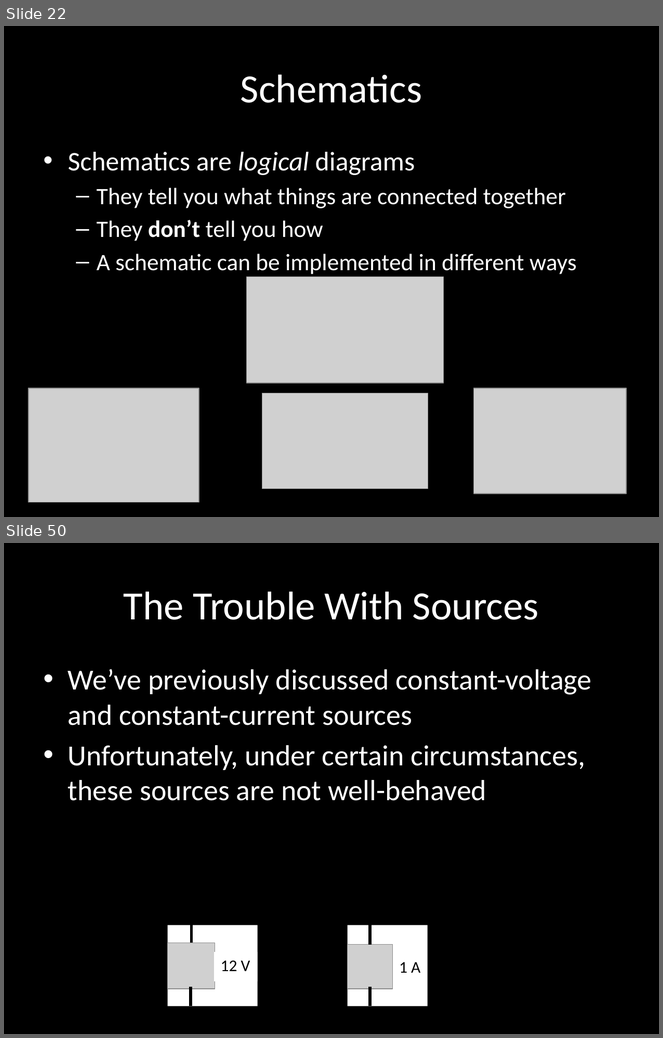
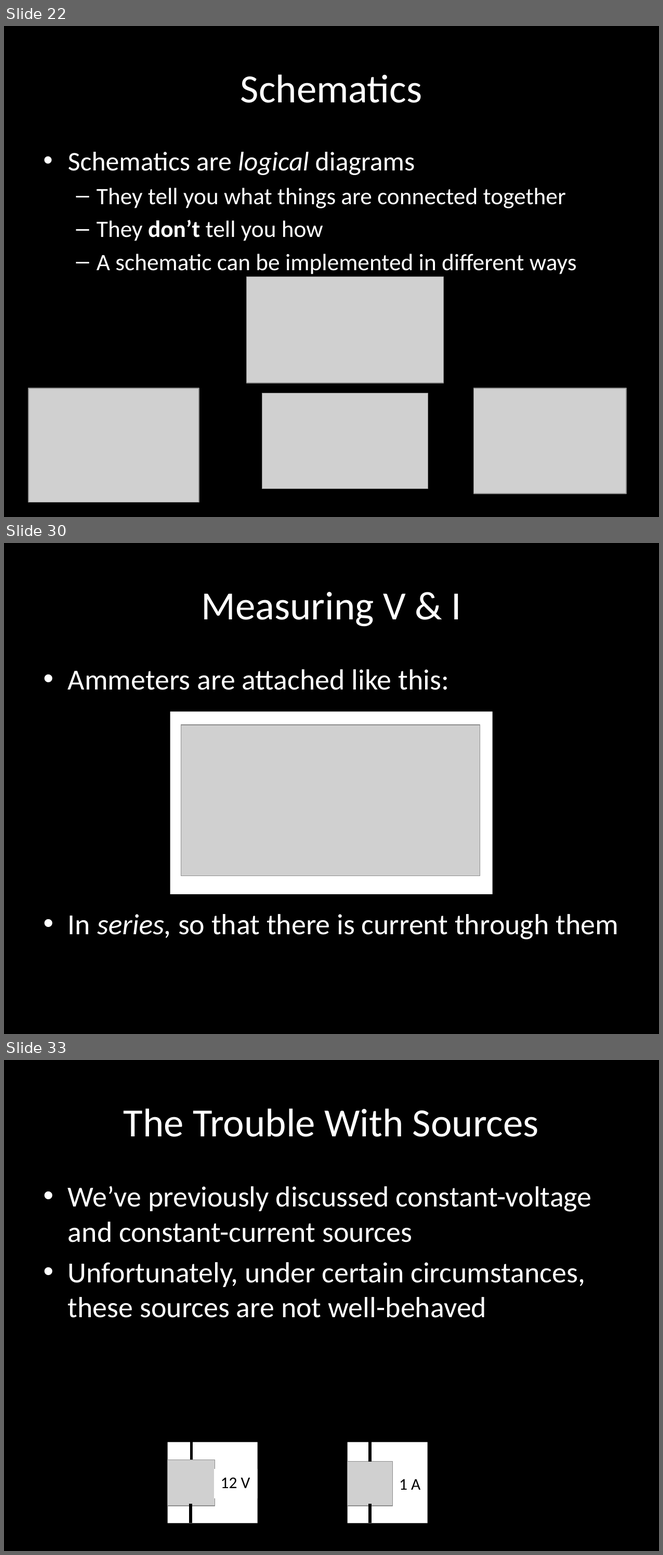
Before and after one commit to carlosgj/FRC-Training, a slide deck: Electronics 101.pptx. Shown one above the other, each under a label of ours: slides 22 and 50 before the commit, slides 22, 30 and 33 after it; the slides between them are not shown. The pictures are 663x1038 and 663x1555 pixels, drawn with LibreOffice and Linux fonts; fonts in the diff are those of the drawing; grey boxes stand for pictures; background and template pictures are left out. Boxes give left, top, right and bottom in pixels: in the first picture for what was removed or moved away, otherwise in the second. Text is boxed around its words. In the diff, an @@ line names an element or a change of style, - is before the commit and + after.

```diff
--- a/Electronics 101.pptx
+++ b/Electronics 101.pptx
@@ slide 30 added at box(4, 543, 659, 1034), background #000000 @@
@@ title added at box(201, 592, 461, 627), 44 pt, text #FFFFFF @@
+Measuring V & I
@@ text added at box(68, 669, 619, 940), 32 pt, text #FFFFFF @@
+• Ammeters are attached like this:
+• In series, so that there is current through them
@@ rectangle added at box(170, 711, 493, 894), fill #FFFFFF @@
@@ picture added at box(181, 725, 480, 876) @@
@@ what was slide 50 is now slide 33 @@
```
Also in this commit, not shown: 2 slides changed, 9 other slides added.
